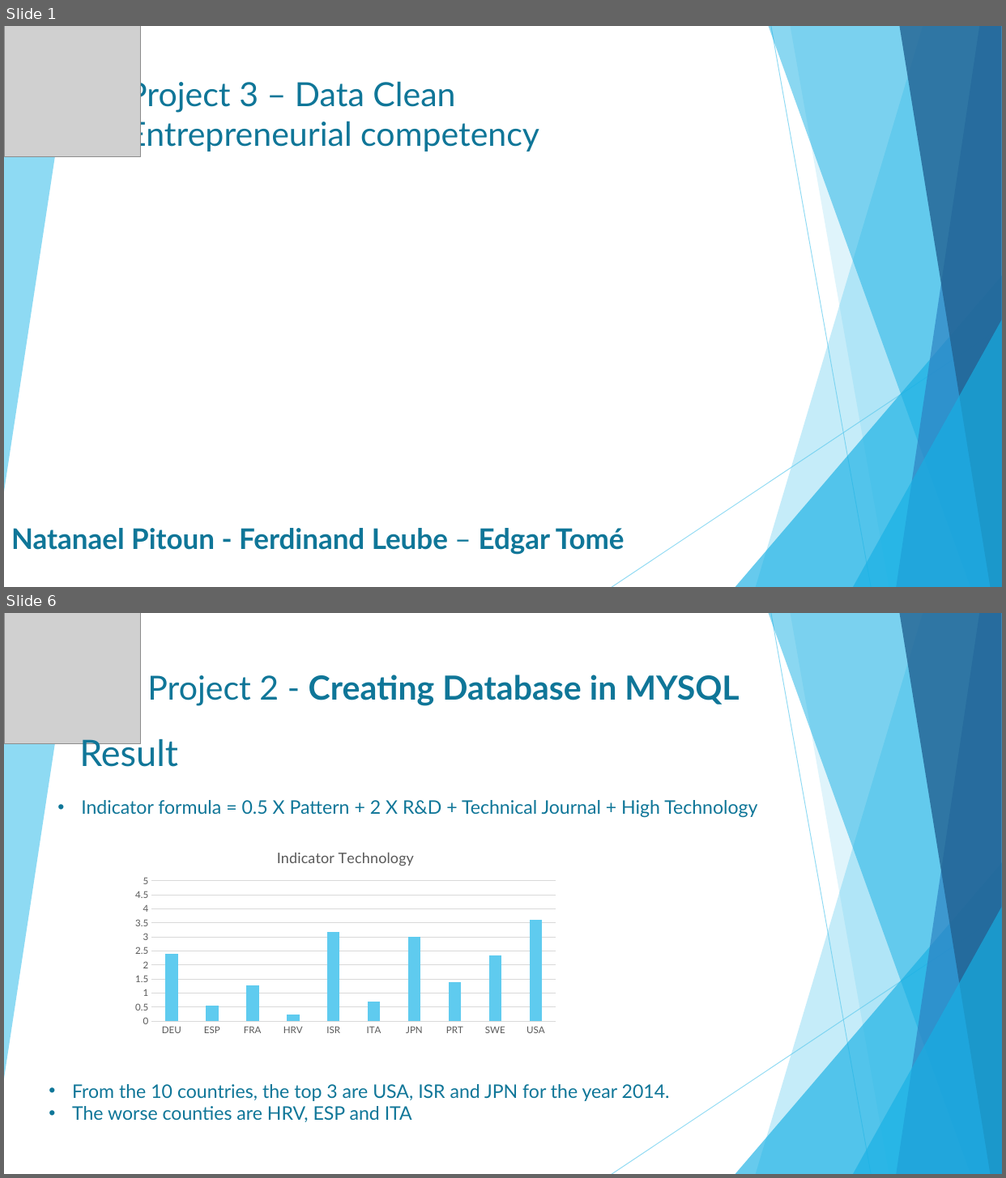
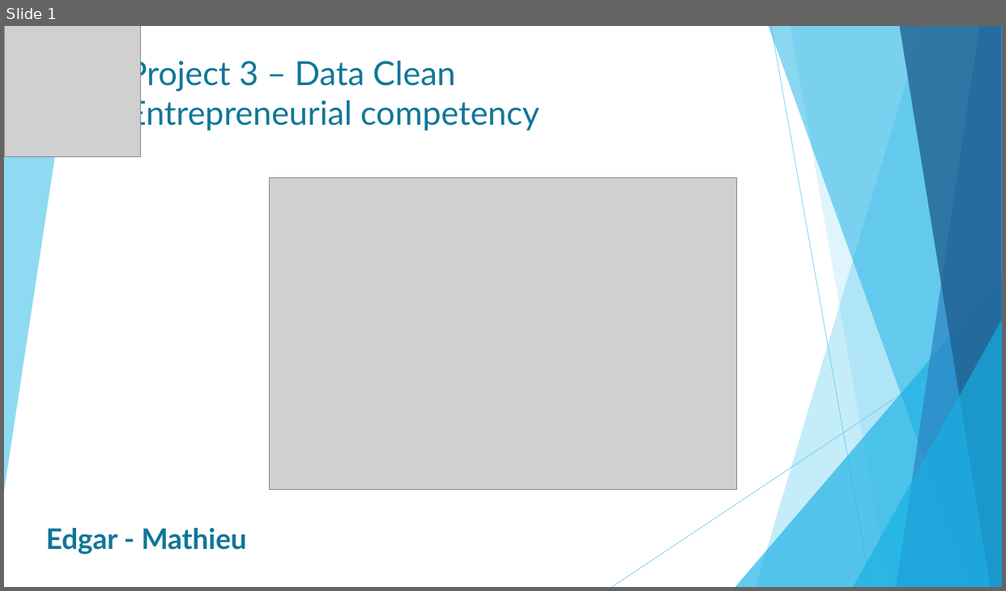
Before and after one commit to Edgart371/Project-3-Clean-Data-Entrepreneurial-Competency, a slide deck: Project3_Entrepreneurial competency .pptx. Shown one above the other, each under a label of ours: slides 1 and 6 before the commit, slide 1 after it; the slides between them are not shown. The pictures are 1006x1178 and 1006x591 pixels, drawn with LibreOffice and Linux fonts; fonts in the diff are those of the drawing; grey boxes stand for pictures. Boxes give left, top, right and bottom in pixels: in the first picture for what was removed or moved away, otherwise in the second. Text is boxed around its words. In the diff, an @@ line names an element or a change of style, - is before the commit and + after.

```diff
--- a/Project3_Entrepreneurial competency .pptx
+++ b/Project3_Entrepreneurial competency .pptx
@@ slide 6 removed at [4,613,1002,1174], background #FFFFFF; not listed: 10 template elements that a slide beside it also shows @@
@@ picture removed at [4,613,140,744] @@
@@ title removed at [147,675,739,706] @@
-Project 2 - Creating Database in MYSQL
@@ text removed at [79,735,178,767] @@
-Result
@@ text removed at [81,800,757,818] @@
-• Indicator formula = 0.5 X Pattern + 2 X R&D + Technical Journal + High Technology
@@ column chart removed at [127,836,565,1040] @@
-title "Indicator Technology "
-categories: DEU, ESP, FRA, HRV, ISR, ITA, JPN, PRT, SWE, USA
-Series 1: 2.4, 0.6, 1.3, 0.2, 3.2, 0.7, 3, 1.4, 2.3, 3.6
@@ text removed at [72,1084,670,1122] @@
-• From the 10 countries, the top 3 are USA, ISR and JPN for the year 2014.
-• The worse counties are HRV, ESP and ITA
@@ slide 1 changed as well @@
@@ title "Project 3 – Data Clean ...": place and size @@
-title "Project 3 – Data Clean ..." at [127,77,539,152]
+title "Project 3 – Data Clean ..." at [127,56,539,131]
@@ picture added at [269,178,737,490] @@
@@ text at [46,528,247,555]: text changed @@
-Natanael Pitoun - Ferdinand Leube – Edgar Tomé
+Edgar - Mathieu
```
Also in this commit, not shown: 4 other slides changed, 3 slides added, 3 other slides removed.
